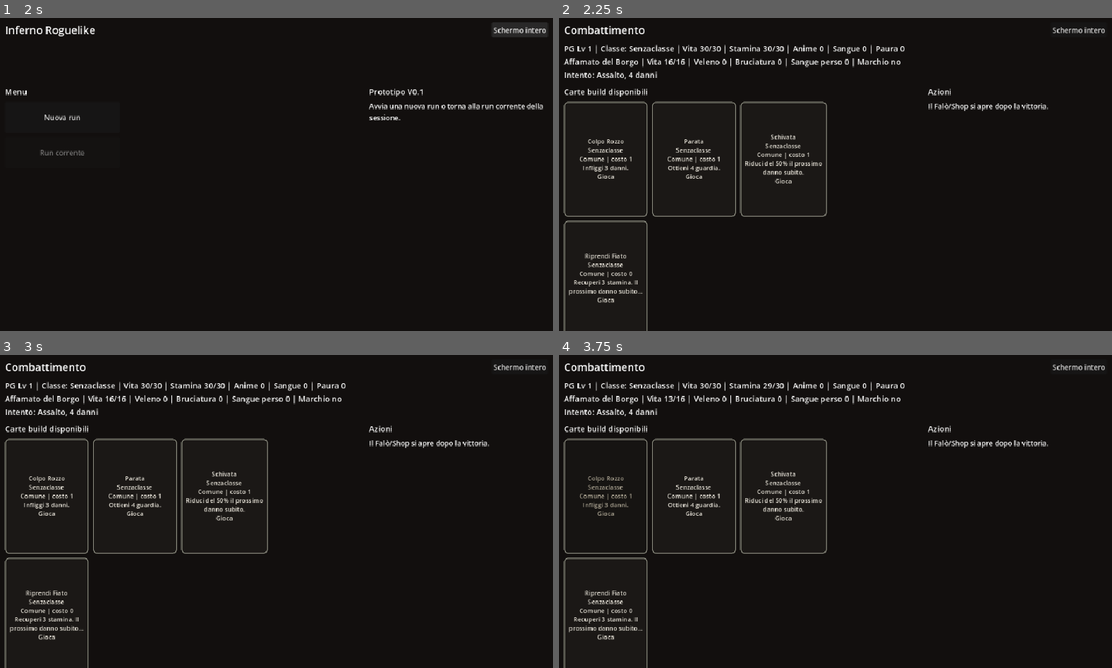
Above: before the commit, frames 1-4 (two rows, left to right).
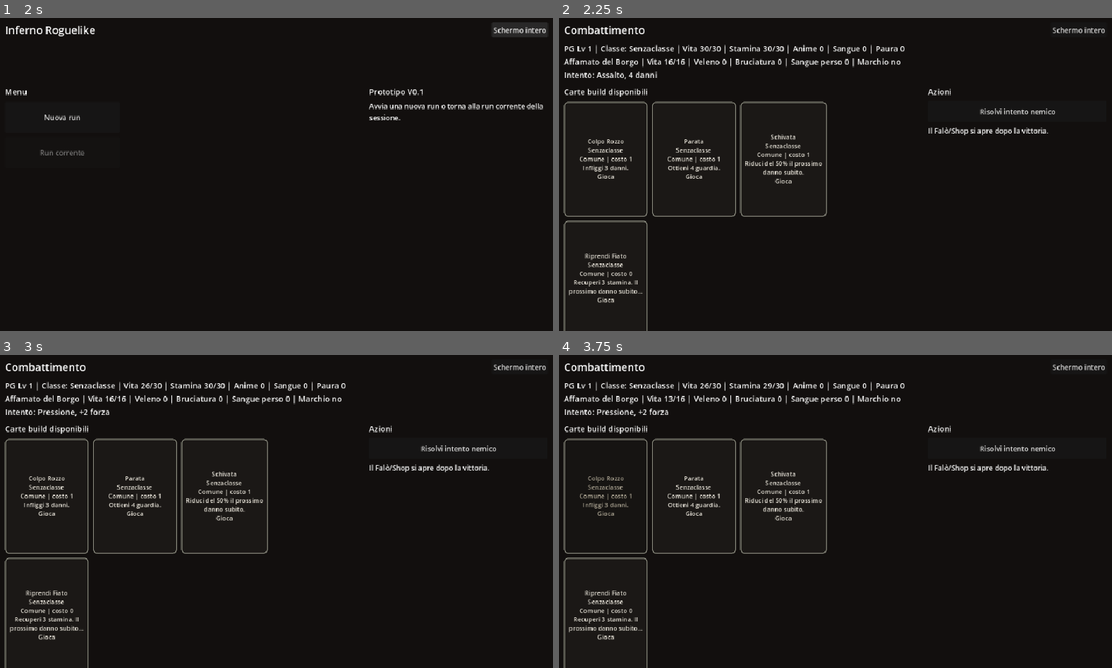
Above: after the commit, the same moments.

Repository: Chivas1504/Gioco
Game: Godot game, scene res://scenes/main.tscn
Two runs of this game, one before a commit and one after it. Both use one fixed random seed, a clock stepped at 60 frames per second and the inputs below.
Inputs (mouse positions are in pixels of both pictures, inside the frame that each line leads up to):
- Up to frame 1 (2 s): click "Schermo intero" at 0.5 s; click "Finestra" at 1.25 s
- Up to frame 2 (2.25 s): click "Nuova run" at 2 s
- Up to frame 3 (3 s): click (458, 448) at 2.75 s, where only the run after the commit has a clickable "Risolvi intento nemico"
- Up to frame 4 (3.75 s): click "Colpo Rozzo Senzaclasse Comun…" at 3.5 s

Frame 1 is identical in both runs. In frame 2, 0.6% of the frame differs, in the area x 66-90%, y 27-38%; in frame 3, 0.8%, in the area x 6-90%, y 9-38%; in frame 4, 0.8%.

Commit message:
Keep enemy intent action visible

Diff:
--- a/scripts/main.gd
+++ b/scripts/main.gd
@@ -135,11 +135,6 @@
 	card_grid.add_theme_constant_override("h_separation", 10)
 	card_grid.add_theme_constant_override("v_separation", 10)
 	left_column.add_child(card_grid)
-
-	end_intent_button = Button.new()
-	end_intent_button.text = "Risolvi intento nemico"
-	end_intent_button.pressed.connect(_on_end_intent_pressed)
-	left_column.add_child(end_intent_button)
 
 	action_scroll = ScrollContainer.new()
 	action_scroll.custom_minimum_size = Vector2(300, 0)
@@ -281,7 +276,6 @@
 	if screen_mode == SCREEN_SAFE:
 		screen_title.text = "Falò / Shop"
 		cards_title.visible = false
-		end_intent_button.visible = false
 		action_scroll.visible = false
 		log_label.visible = false
 		_render_safe_summary()
@@ -289,7 +283,6 @@
 		screen_title.text = "Combattimento"
 		cards_title.visible = true
 		cards_title.text = "Carte build disponibili"
-		end_intent_button.visible = true
 		action_scroll.visible = true
 		log_label.visible = true
 		_render_cards()
@@ -304,7 +297,6 @@
 	intent_label.text = ""
 	cards_title.visible = true
 	cards_title.text = "Menu"
-	end_intent_button.visible = false
 	_render_menu_buttons()
 	_render_menu_panel()
 
@@ -920,6 +912,12 @@
 	safe_panel.add_child(title)
 
 	if not combat_state.ended:
+		end_intent_button = Button.new()
+		end_intent_button.text = "Risolvi intento nemico"
+		end_intent_button.custom_minimum_size = Vector2(240, 48)
+		end_intent_button.pressed.connect(_on_end_intent_pressed)
+		safe_panel.add_child(end_intent_button)
+
 		var hint = Label.new()
 		hint.text = "Il Falò/Shop si apre dopo la vittoria."
 		hint.autowrap_mode = TextServer.AUTOWRAP_WORD_SMART
